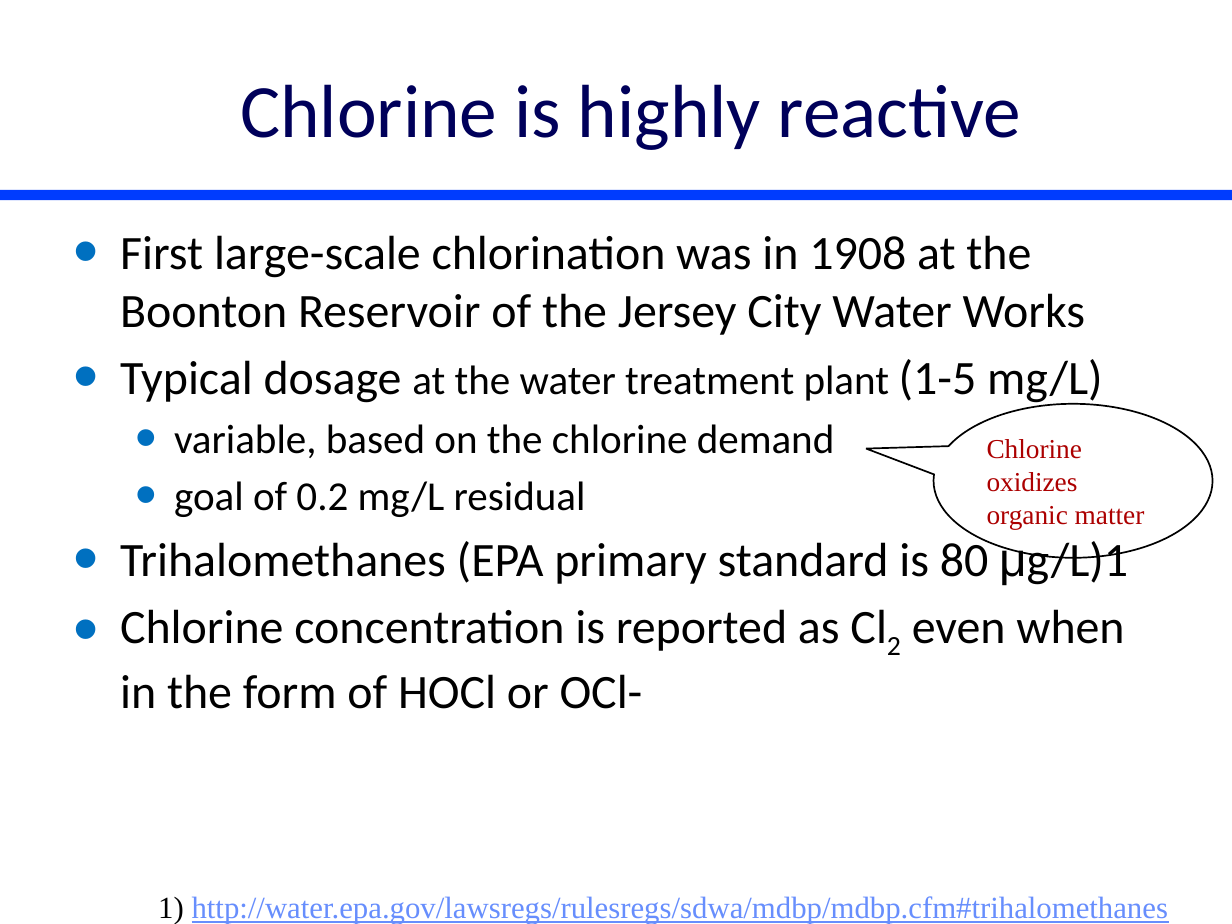
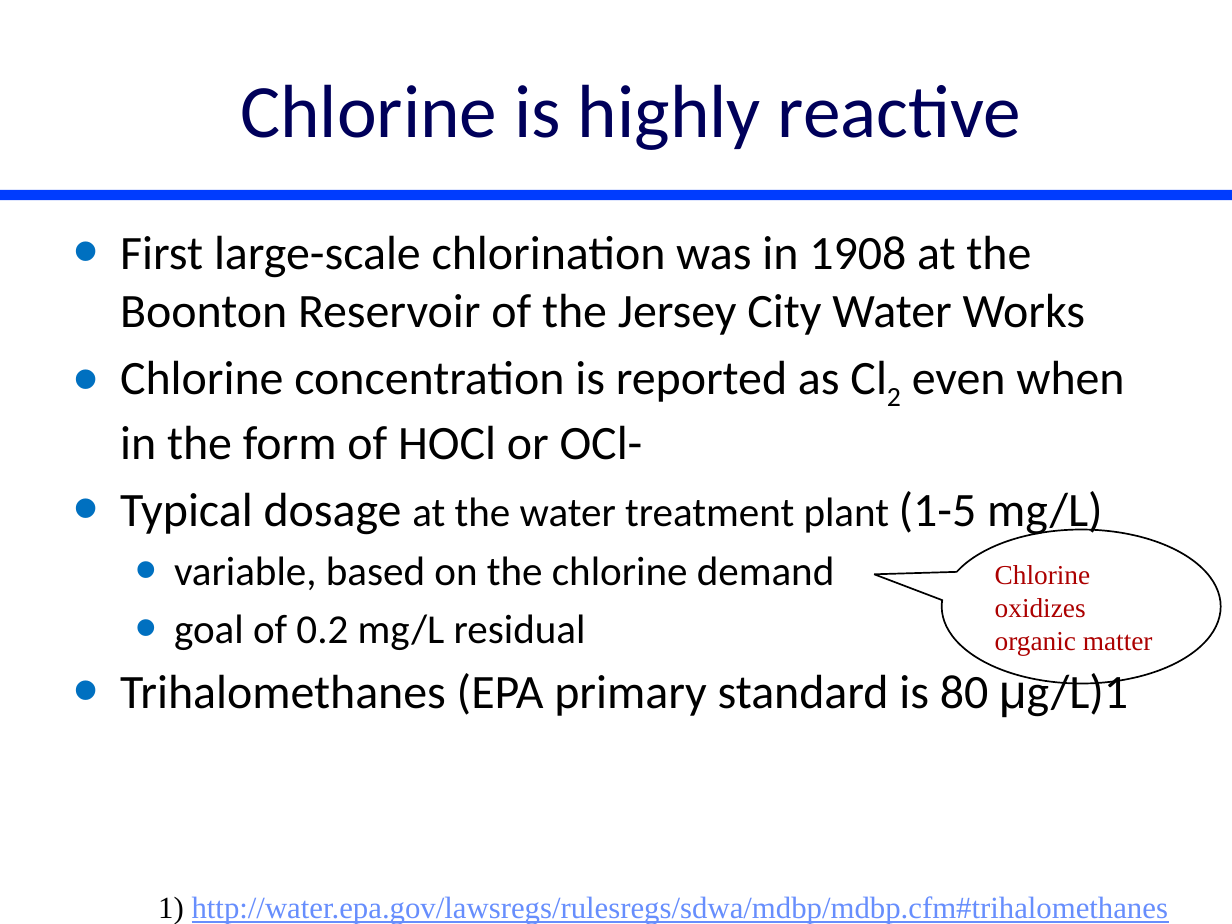
Before and after one commit to monroews/CEE4520Lectures, a slide deck: slide 4 of Disinfection.pptx. Drawn at 1232x924 pixels with LibreOffice and Linux fonts; fonts in the diff are those of the drawing. Boxes give left, top, right and bottom in pixels: in the first picture for what was removed or moved away, otherwise in the second. Text is boxed around its words. In the diff, an @@ line names an element or a change of style, - is before the commit and + after.

```diff
--- a/Disinfection.pptx
+++ b/Disinfection.pptx
@@ text at <box>120,360,1124,460</box>: paragraph added @@
+• Chlorine concentration is reported as Cl2 even when in the form of HOCl or OCl-
@@ speech bubble "Chlorine oxidizes organic matter": place and size @@
-speech bubble "Chlorine oxidizes organic matter" at <box>934,404,1212,558</box>
+speech bubble "Chlorine oxidizes organic matter" at <box>941,530,1220,684</box>
@@ text at <box>120,609,1124,709</box>: paragraph removed @@
-• Chlorine concentration is reported as Cl2 even when in the form of HOCl or OCl-
```
Also in this commit, not shown: 6 other slides changed, 1 other file.
